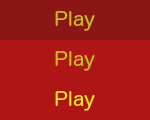
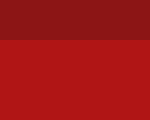
The second 150 x 120 image is a revision of the first. Changes to its layers:
removed layer "Play #2" over [55, 91, 95, 111]
removed layer "Play #1" over [55, 51, 95, 71]
removed layer "Play" over [55, 11, 95, 31]
